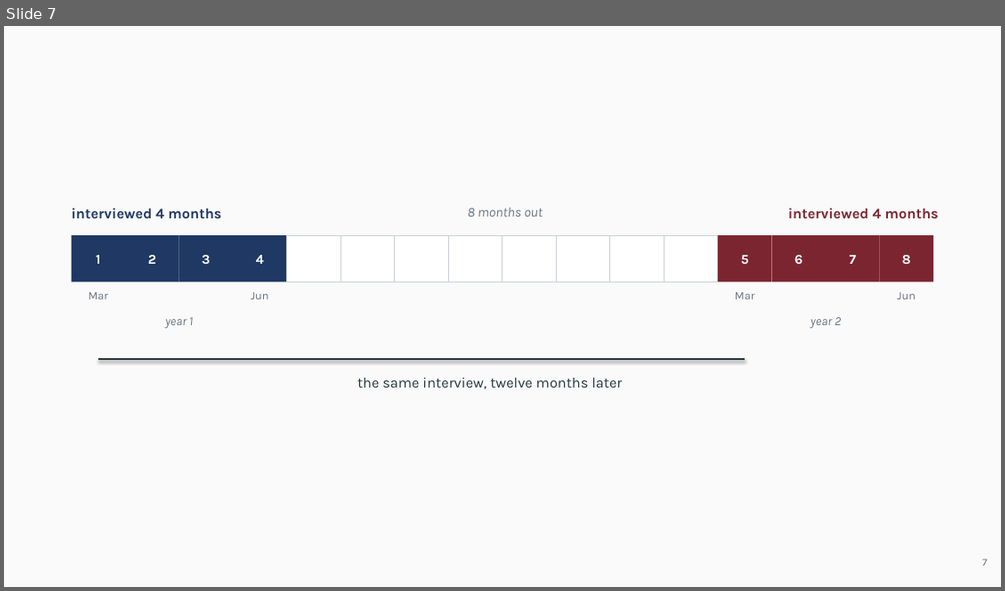
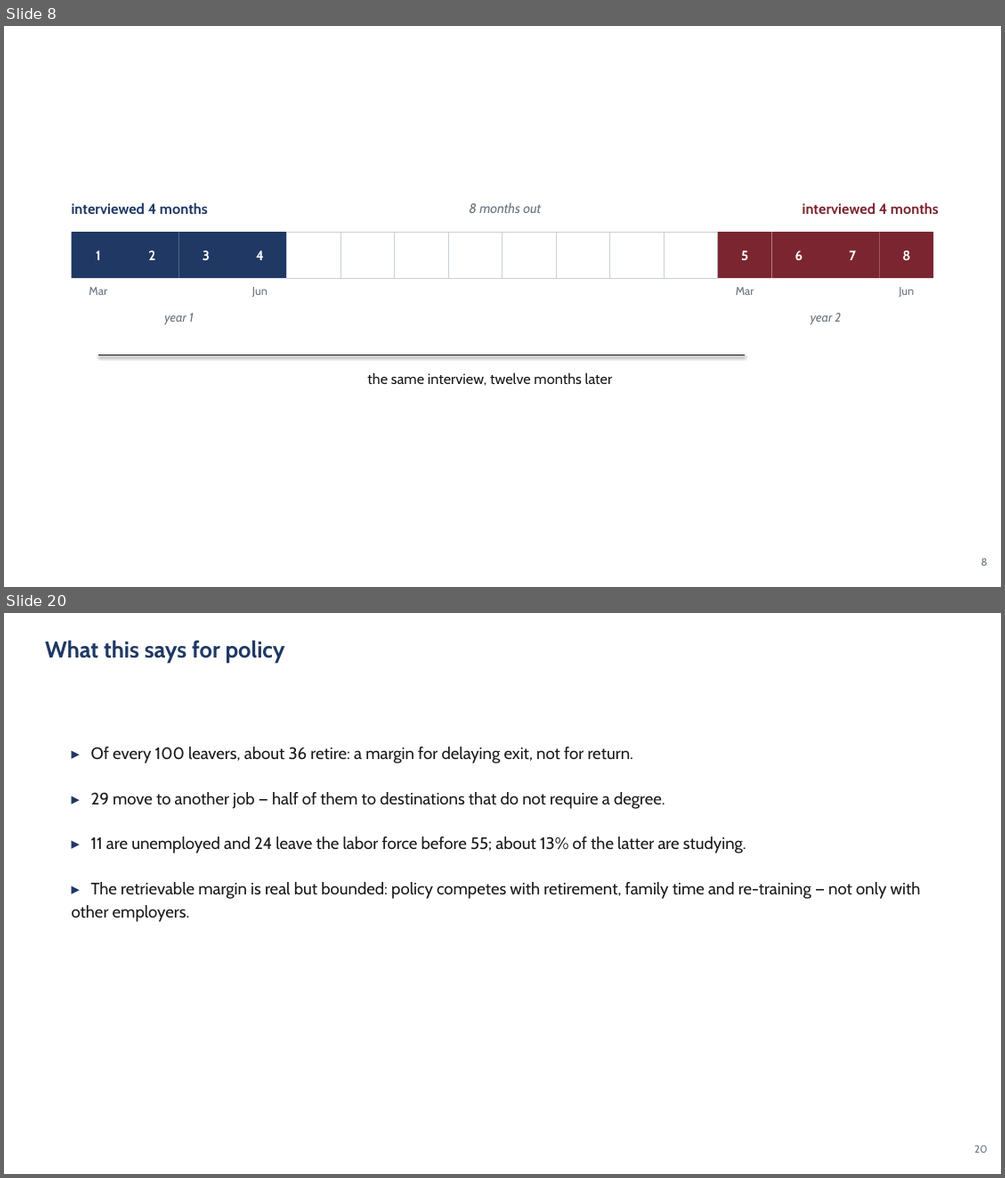
Before and after one commit to jedr1-ship-it/Alternative-Pathways----Quant, a slide deck: report/data_cluster/Proyect_US_cluster.pptx. Shown one above the other, each under a label of ours: slide 7 before the commit, slides 8 and 20 after it; the slides between them are not shown. The pictures are 1005x591 and 1005x1178 pixels, drawn with LibreOffice and Linux fonts; fonts in the diff are those of the drawing. Boxes give left, top, right and bottom in pixels: in the first picture for what was removed or moved away, otherwise in the second. Text is boxed around its words. In the diff, an @@ line names an element or a change of style, - is before the commit and + after.

```diff
--- a/report/data_cluster/Proyect_US_cluster.pptx
+++ b/report/data_cluster/Proyect_US_cluster.pptx
@@ slide 20 added at (4, 613, 1001, 1174), background #FFFFFF @@
@@ text added at (45, 640, 285, 663), 22 pt, text #1F3864, bold @@
+What this says for policy
@@ text added at (72, 747, 921, 922), 16 pt, text #1A1A1A @@
+▸ Of every 100 leavers, about 36 retire: a margin for delaying exit, not for return.
+▸ 29 move to another job — half of them to destinations that do not require a degree.
+▸ 11 are unemployed and 24 leave the labor force before 55; about 13% of the latter are studying.
+▸ The retrievable margin is real but bounded: policy competes with retirement, family time and re-training — not only with other employers.
@@ text added at (974, 1144, 987, 1152), 10 pt, text #6B7480 @@
+20
@@ what was slide 7 is now slide 8 @@
@@ slide 8 changed as well @@
@@ background #FAFAFA to #FFFFFF @@
@@ font Karla to Cabin in 17 elements at (72, 202, 208, 214), (469, 202, 541, 213), (802, 202, 938, 214), (72, 232, 125, 278), (125, 232, 179, 278), (179, 232, 233, 278), (233, 232, 287, 278), (718, 232, 772, 278), (772, 232, 825, 278), (825, 232, 880, 278), (880, 232, 933, 278), (89, 287, 107, 295), (252, 287, 267, 297), (736, 287, 754, 295), (898, 287, 914, 297), (164, 313, 194, 325), (810, 313, 841, 325) @@
@@ 16 rectangles, 1 line: place and size @@
-16 rectangles, 1 line at (72, 235, 933, 359)
+16 rectangles, 1 line at (72, 232, 933, 355)
@@ line (98, 355) - (745, 355): stroke #23373B 1.4 pt to #1A1A1A 1.4 pt @@
@@ text "the same interview, twelve months ..." at (367, 372, 613, 386): font Karla to Cabin, text colour #23373B to #1A1A1A @@
@@ text at (981, 558, 987, 565): text changed; font Karla to Cabin @@
-7
+8
```
Also in this commit, not shown: 5 other slides changed, 36 other slides added, 24 slides removed, 11 other files.
